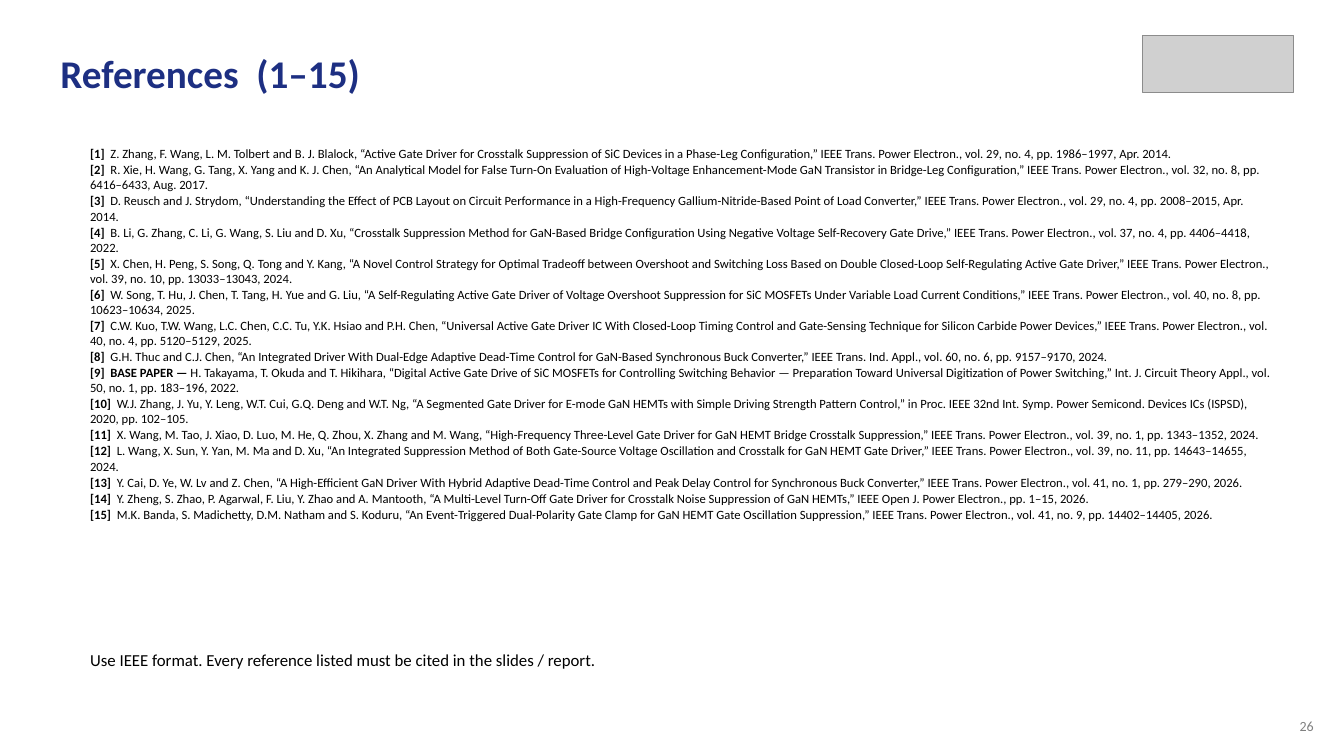
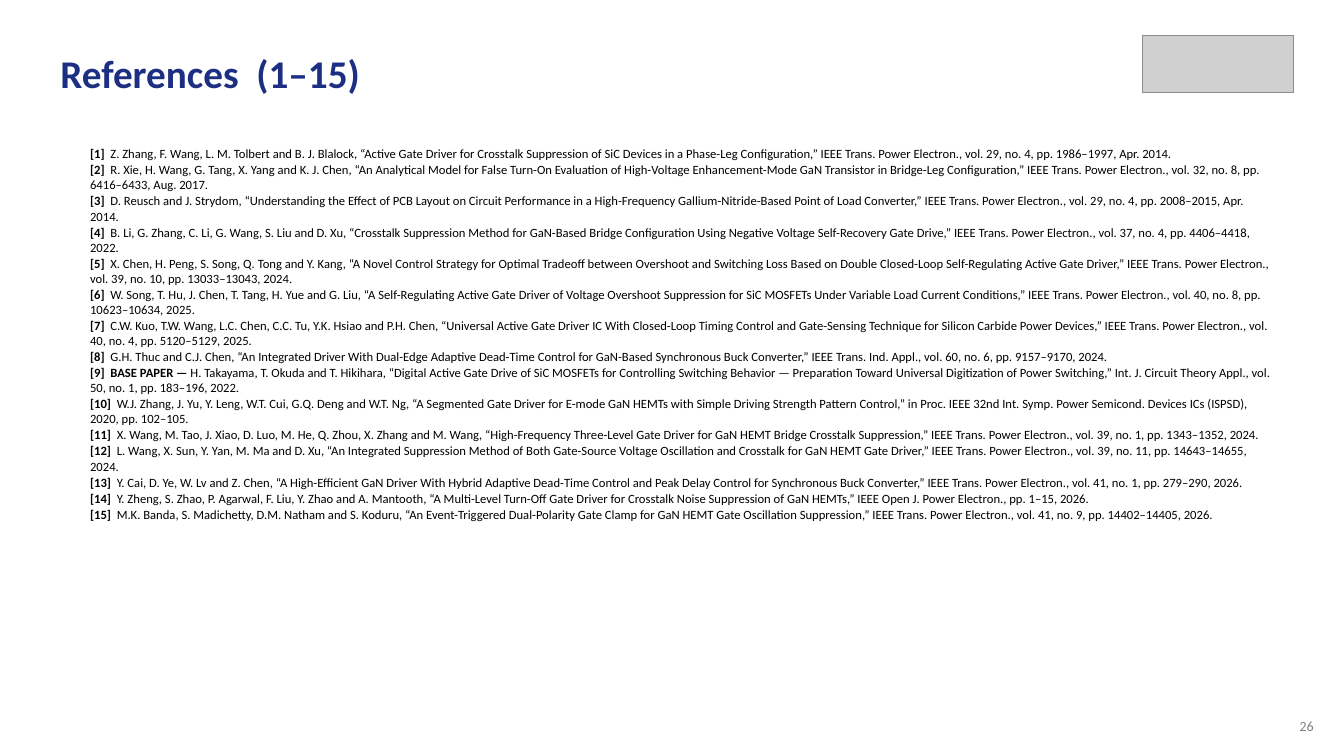
Before and after one commit to Amritha902/gan-driver, a slide deck: slide 26 of review/Review1_GaN_Segmented_Gate_Driver.pptx. Drawn at 1344x756 pixels with LibreOffice and Linux fonts; fonts in the diff are those of the drawing; grey boxes stand for pictures. Boxes give left, top, right and bottom in pixels: in the first picture for what was removed or moved away, otherwise in the second. Text is boxed around its words. In the diff, an @@ line names an element or a change of style, - is before the commit and + after.

```diff
--- a/review/Review1_GaN_Segmented_Gate_Driver.pptx
+++ b/review/Review1_GaN_Segmented_Gate_Driver.pptx
@@ text removed at (x1=90, y1=654, x2=595, y2=669) @@
-Use IEEE format. Every reference listed must be cited in the slides / report.
```
Also in this commit, not shown: 4 other slides changed, 3 other files.
